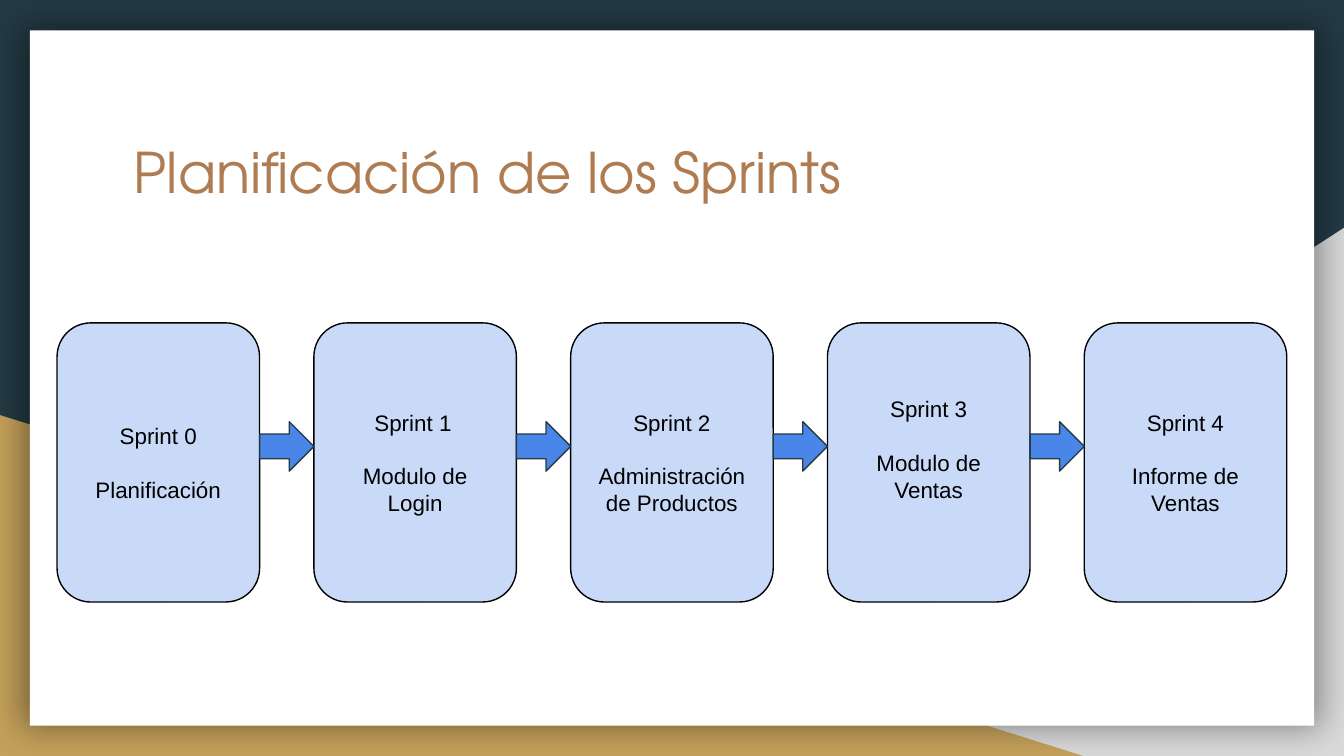
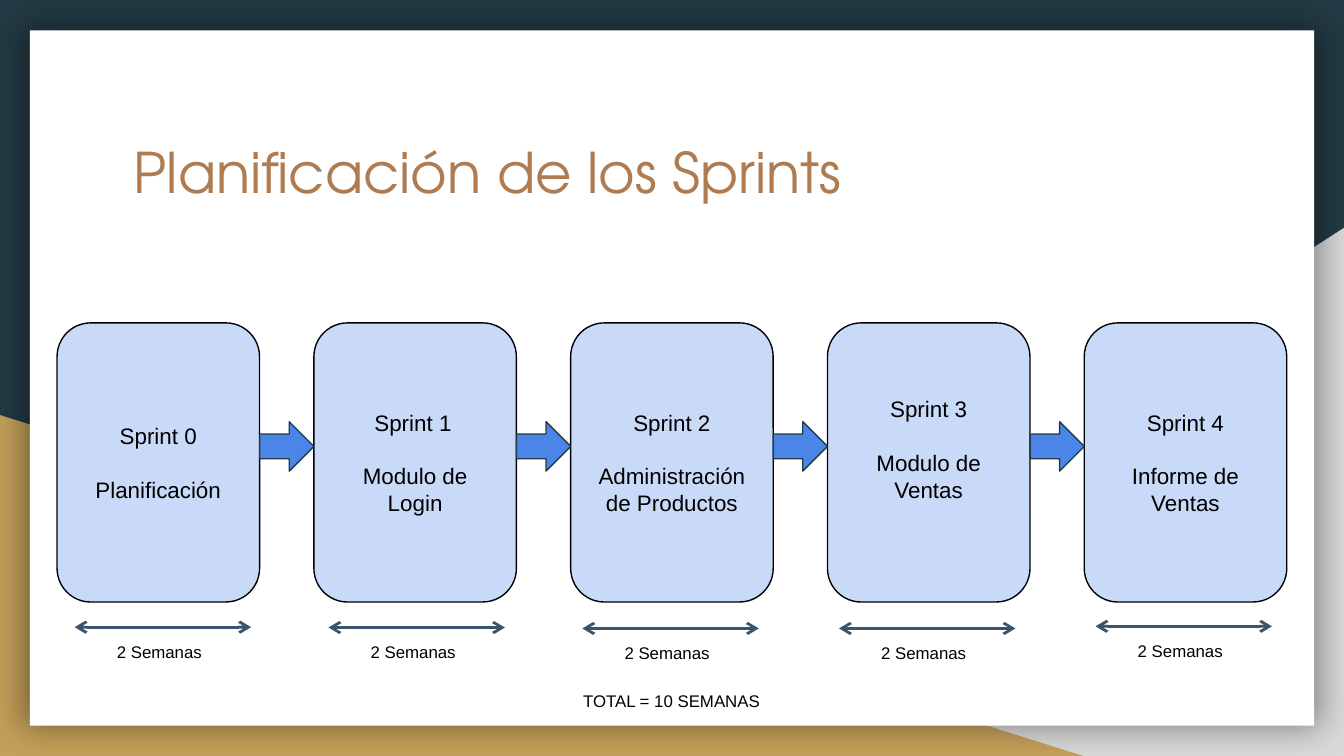
Before and after one commit to dacamposk1/capstone_grupo2, a slide deck: slide 7 of Fase 1/Evidencias Grupales/Presentación idea de proyecto.pptx. Drawn at 1344x756 pixels with LibreOffice and Linux fonts; fonts in the diff are those of the drawing. Boxes give left, top, right and bottom in pixels: in the first picture for what was removed or moved away, otherwise in the second. Text is boxed around its words. In the diff, an @@ line names an element or a change of style, - is before the commit and + after.

```diff
--- a/Fase 1/Evidencias Grupales/Presentación idea de proyecto.pptx
+++ b/Fase 1/Evidencias Grupales/Presentación idea de proyecto.pptx
@@ double arrow added from (75, 628) to (251, 628), #38546F 1.5 pt @@
@@ double arrow added from (328, 628) to (505, 628), #38546F 1.5 pt @@
@@ double arrow added from (582, 629) to (759, 629), #38546F 1.5 pt @@
@@ double arrow added from (839, 629) to (1016, 629), #38546F 1.5 pt @@
@@ double arrow added from (1095, 626) to (1271, 626), #38546F 1.5 pt @@
@@ text added at (117,646,202,658), 9 pt, text #000000 @@
+2 Semanas
@@ text added at (371,646,456,658), 9 pt, text #000000 @@
+2 Semanas
@@ text added at (625,647,710,659), 9 pt, text #000000 @@
+2 Semanas
@@ text added at (881,647,966,659), 9 pt, text #000000 @@
+2 Semanas
@@ text added at (1138,645,1223,657), 9 pt, text #000000 @@
+2 Semanas
@@ text added at (583,695,760,707), 9 pt, text #000000 @@
+TOTAL = 10 SEMANAS
```
Also in this commit, not shown: 5 other slides changed.
